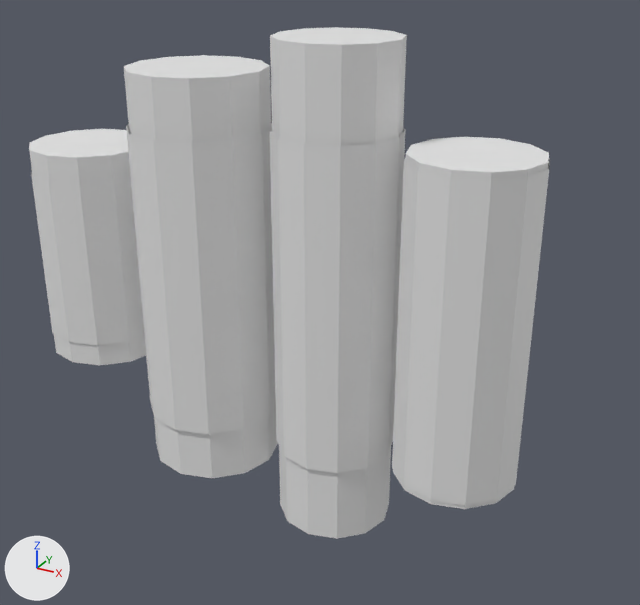
The FBX model Objects/BinBags/BinBags.fbx, before and after one commit.
Rendered twice from a 50 mm lens placed at (0.327, -0.345, 0.167), pointed at (0.134, 0.005, -0.008). Lighting does not change. The marker at lower left points along +X, +Y and +Z. Where no turn or scale is listed for an object, it has been applied to the vertices.

Objects in the first picture: 'E5_ST5_EM1_I1', 'E5_ST5_EM1_I2', 'E5_ST5_EM1_I3', 'E5_ST5_EM1_I4'.
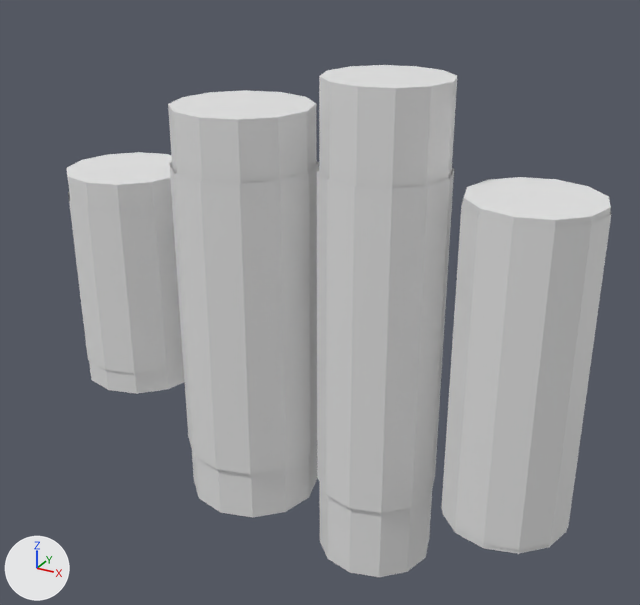
Edits to the scene script, one JSON object a line:
```json
{"op": "set", "path": "ob_e5_st5_em1_i4.location", "old": "(0.211, -0.0011, 0.0)", "new": "(0.2369, -0.0007, -0.0149)"}
{"op": "set", "path": "ob_e5_st5_em1_i2.location", "old": "(0.0739, -0.0037, 0.0)", "new": "(0.0992, -0.0048, -0.0149)"}
{"op": "set", "path": "ob_e5_st5_em1_i1.location", "old": "(0.0, 0.0, 0.0)", "new": "(0.0253, -0.0011, -0.01)"}
{"op": "set", "path": "ob_e5_st5_em1_i3.location", "old": "(0.1459, 0.0, 0.0)", "new": "(0.1696, 0.0002, -0.0149)"}
```

Changed parts and their boxes (x1, y1, x2, y2) in the pictures (640 x 605 px):
```json
{"object": "E5_ST5_EM1_I3", "change": "moved", "before": [270, 27, 407, 539], "after": [317, 65, 457, 577]}
{"object": "E5_ST5_EM1_I2", "change": "moved", "before": [124, 55, 278, 478], "after": [168, 90, 319, 518]}
{"object": "E5_ST5_EM1_I4", "change": "moved", "before": [392, 137, 550, 509], "after": [441, 177, 611, 554]}
{"object": "E5_ST5_EM1_I1", "change": "moved", "before": [29, 129, 146, 365], "after": [67, 152, 184, 394]}
```
